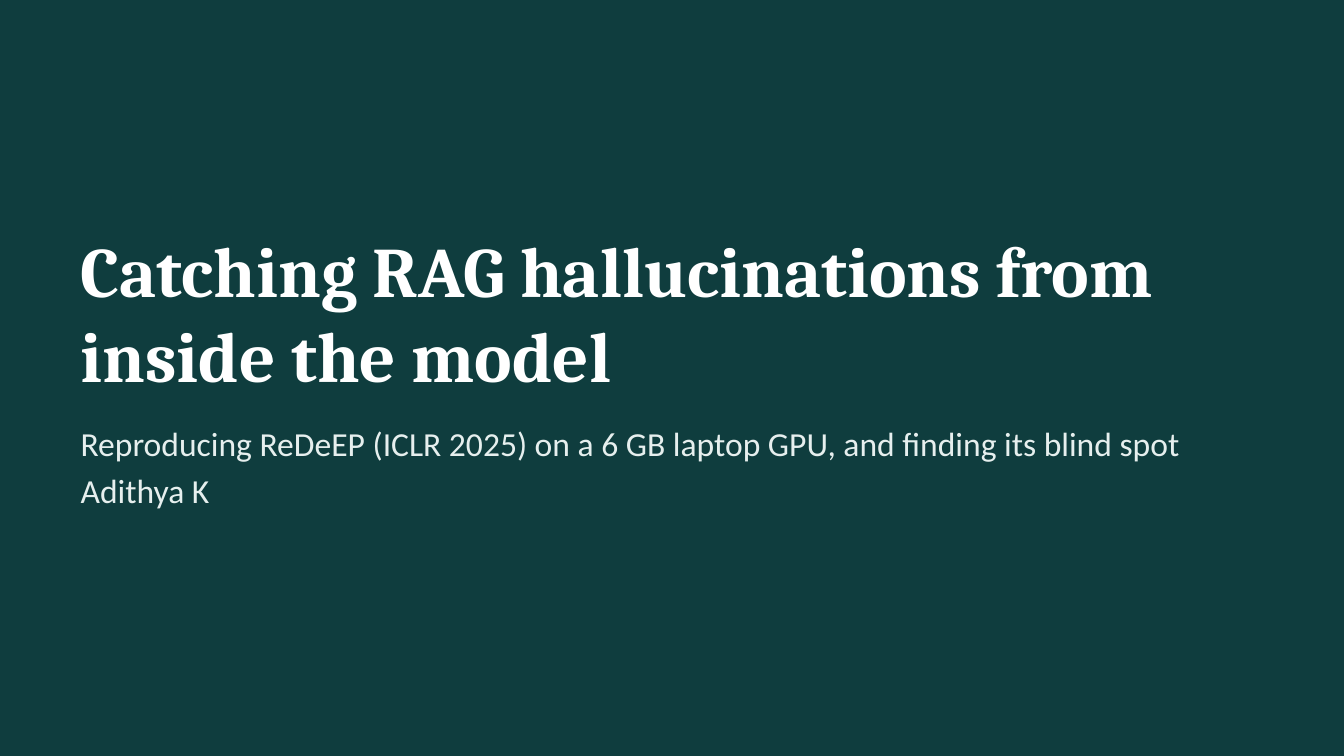
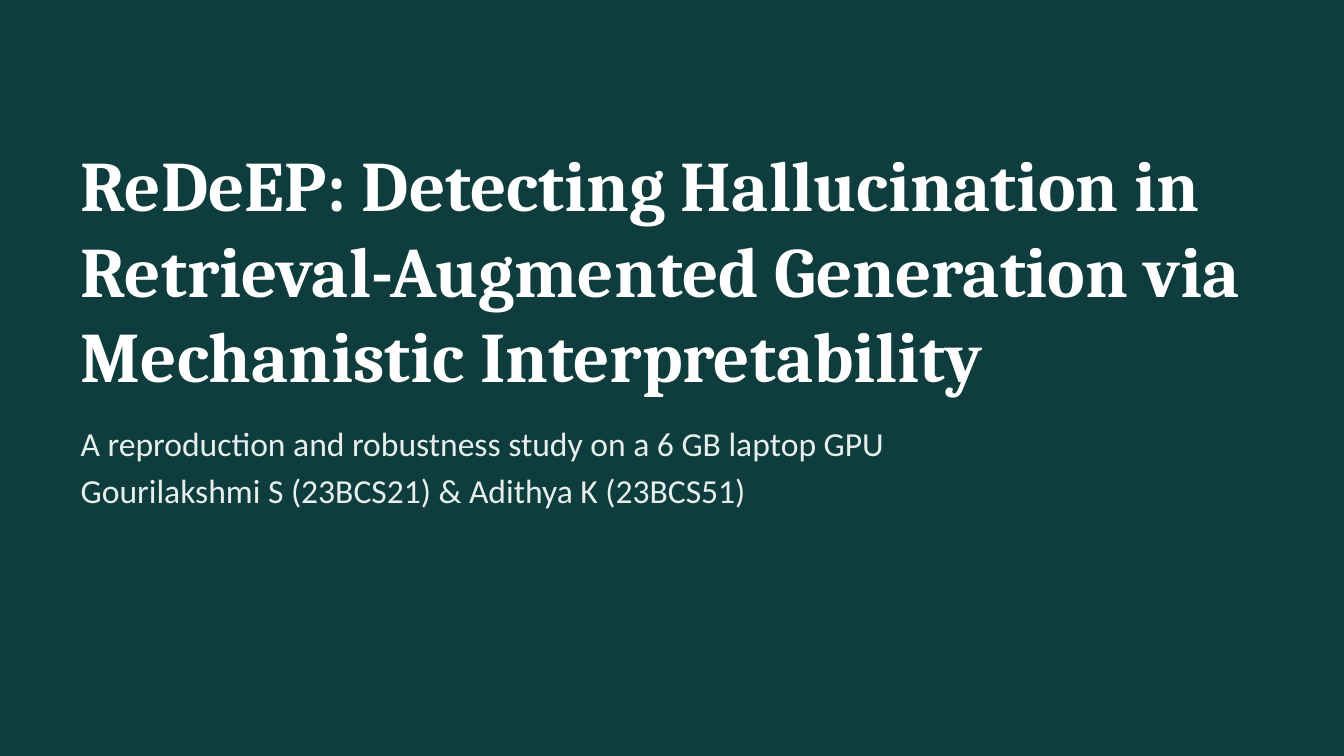
Before and after one commit to ad1thyaaa/ReDeEP-Reproduction-Robustness, a slide deck: slide 1 of presentation/ReDeEP_presentation.pptx. Drawn at 1344x756 pixels with LibreOffice and Linux fonts; fonts in the diff are those of the drawing. Boxes give left, top, right and bottom in pixels: in the first picture for what was removed or moved away, otherwise in the second. Text is boxed around its words. In the diff, an @@ line names an element or a change of style, - is before the commit and + after.

```diff
--- a/presentation/ReDeEP_presentation.pptx
+++ b/presentation/ReDeEP_presentation.pptx
@@ title at box(81, 161, 1240, 397): text changed @@
-Catching RAG hallucinations from inside the model
+ReDeEP: Detecting Hallucination in Retrieval-Augmented Generation via Mechanistic Interpretability
@@ text at box(81, 432, 884, 509): text changed @@
-Reproducing ReDeEP (ICLR 2025) on a 6 GB laptop GPU, and finding its blind spot
-Adithya K
+A reproduction and robustness study on a 6 GB laptop GPU
+Gourilakshmi S (23BCS21) & Adithya K (23BCS51)
```
Also in this commit, not shown: 7 other files.
